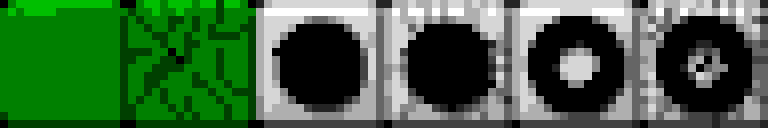
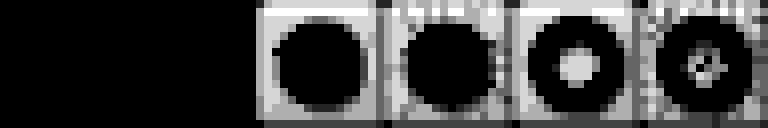
Comparing the layer stacks of the two 768 × 128 images. Changes:
painted on "green_blocks_full.bmp" over <box>0,0,256,128</box>
